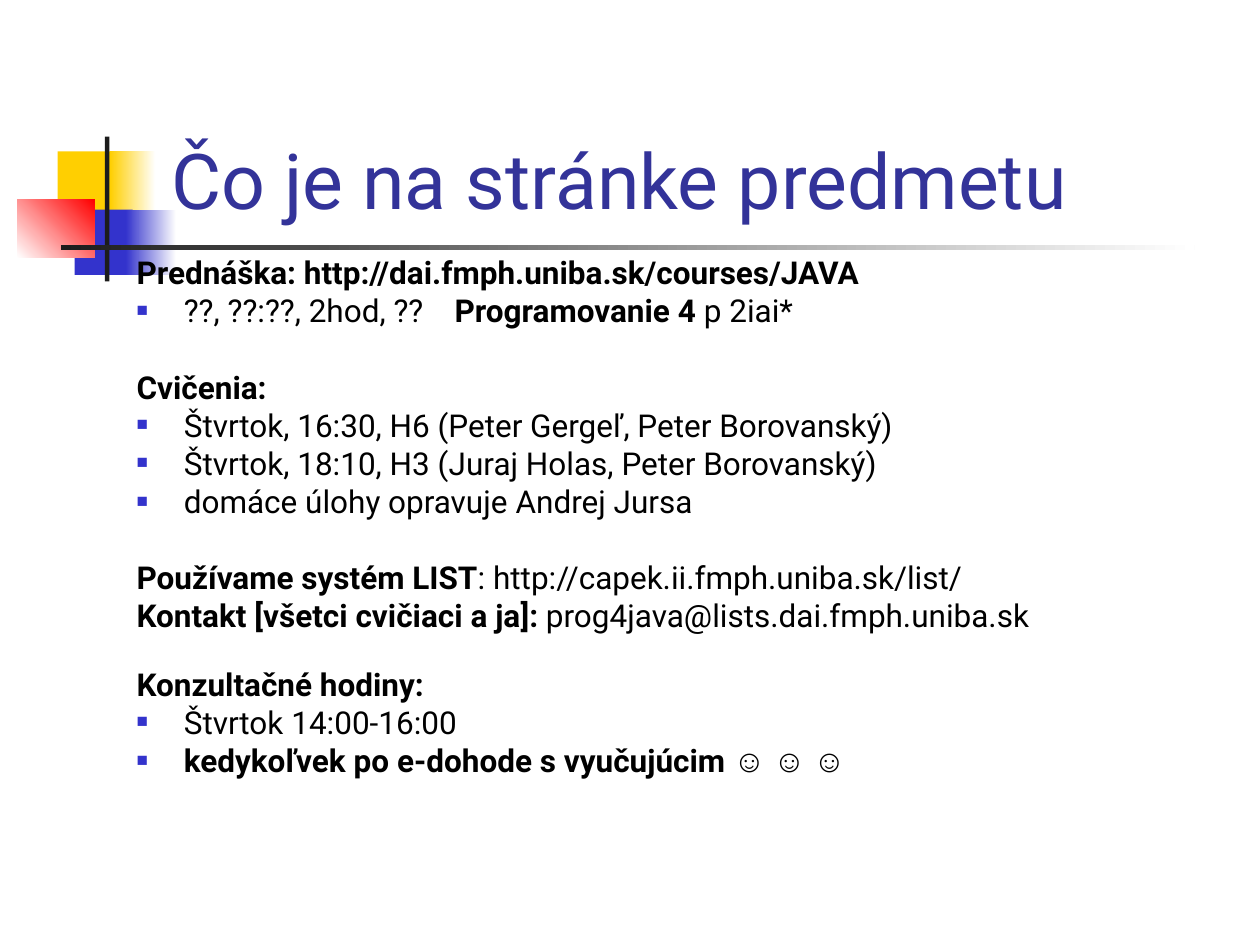
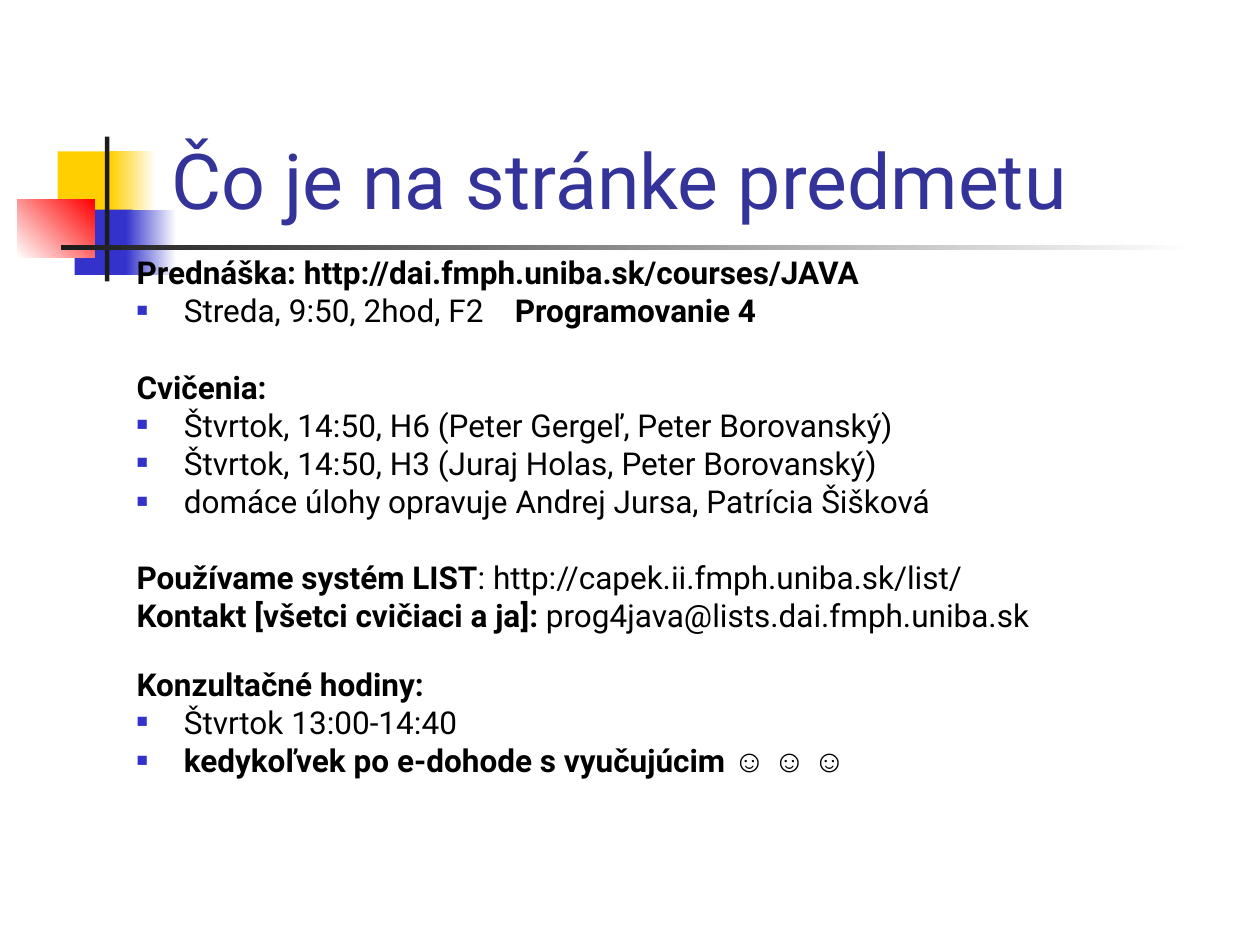
Before and after one commit to Programovanie4/Prednasky, a slide deck: slide 2 of 01/01_java.ppt. Drawn at 1260x945 pixels with LibreOffice and Linux fonts; fonts in the diff are those of the drawing. Boxes give left, top, right and bottom in pixels: in the first picture for what was removed or moved away, otherwise in the second. Text is boxed around its words. In the diff, an @@ line names an element or a change of style, - is before the commit and + after.

```diff
--- a/01/01_java.ppt
+++ b/01/01_java.ppt
@@ text at [184, 298, 756, 329]: text changed @@
-■ ??, ??:??, 2hod, ?? Programovanie 4 p 2iai*
+■ Streda, 9:50, 2hod, F2 Programovanie 4
@@ text at [184, 408, 929, 520]: text changed @@
-■ Štvrtok, 16:30, H6 (Peter Gergeľ, Peter Borovanský)
-■ Štvrtok, 18:10, H3 (Juraj Holas, Peter Borovanský)
-■ domáce úlohy opravuje Andrej Jursa
+■ Štvrtok, 14:50, H6 (Peter Gergeľ, Peter Borovanský)
+■ Štvrtok, 14:50, H3 (Juraj Holas, Peter Borovanský)
+■ domáce úlohy opravuje Andrej Jursa, Patrícia Šišková
@@ text at [184, 705, 457, 735]: text changed @@
-■ Štvrtok 14:00-16:00
+■ Štvrtok 13:00-14:40
```
Also in this commit, not shown: 4 other slides changed, 1 slide added, 1 other file.
